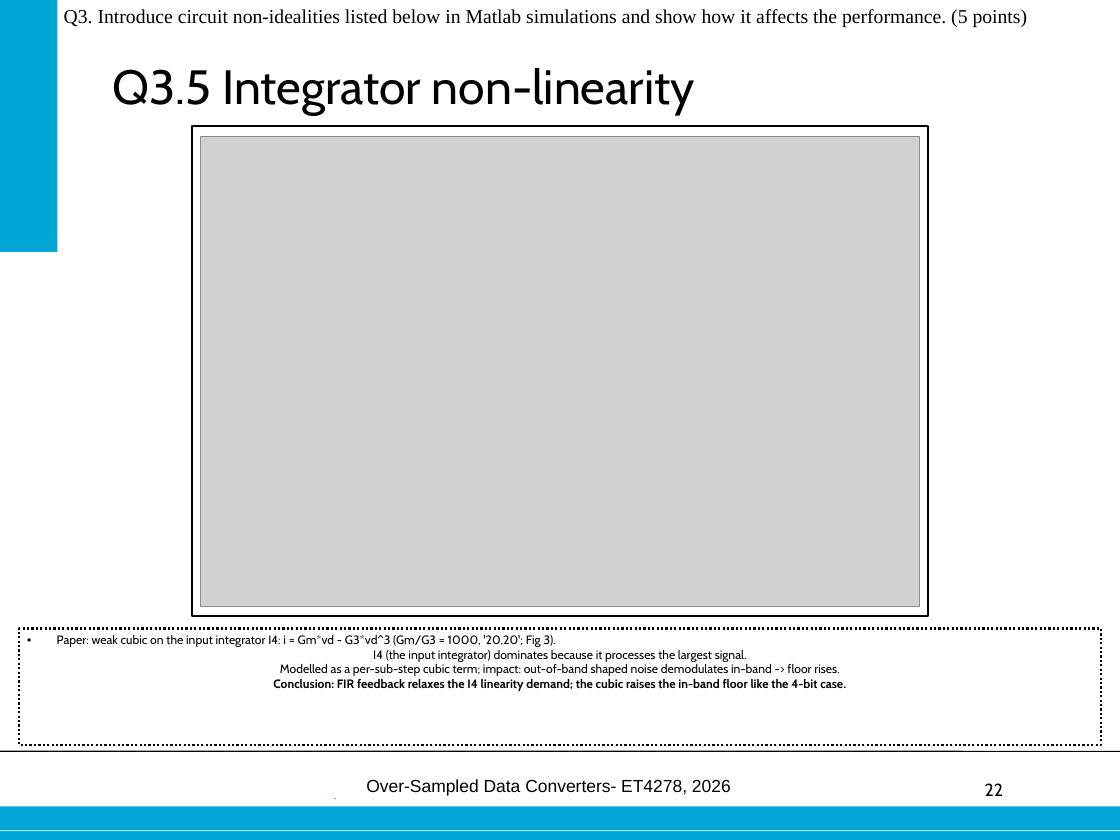
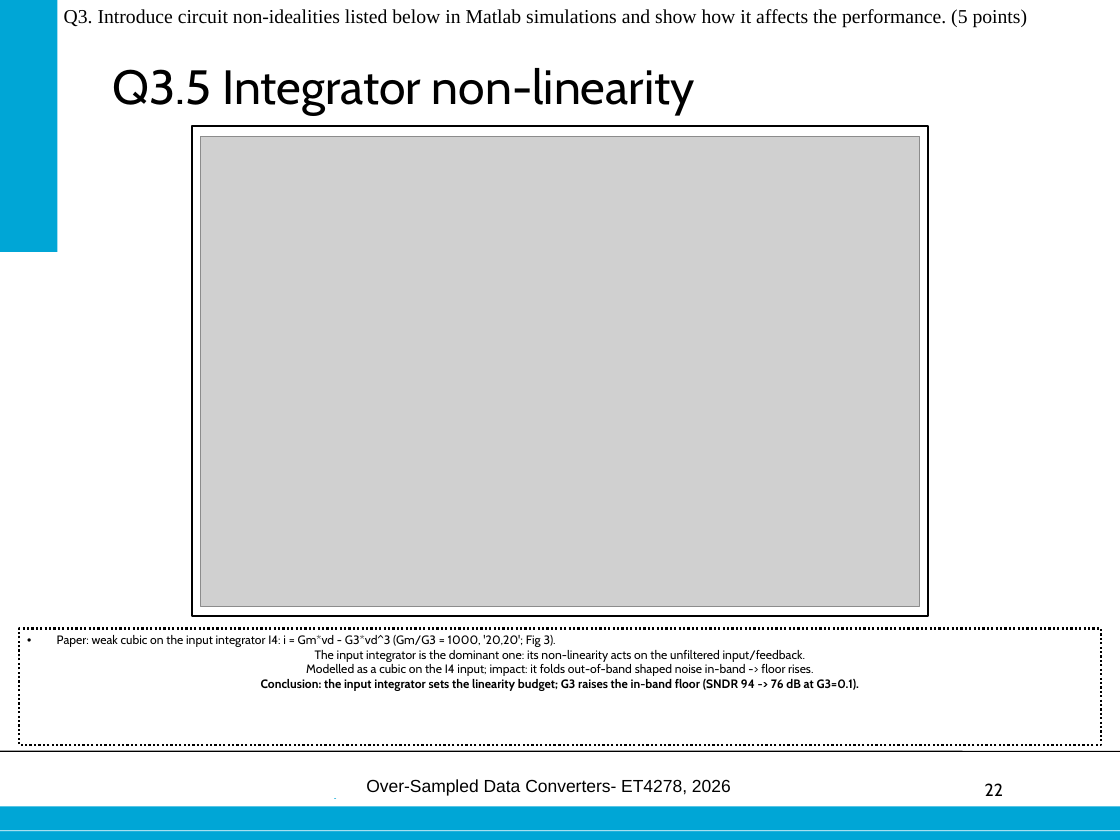
Before and after one commit to danieltyukov/tud-over-sampled-data-converters, a slide deck: slide 22 of practical-exam/Final_oral_exam_Daniel_Tyukov_5714699.pptx. Drawn at 1120x840 pixels with LibreOffice and Linux fonts; fonts in the diff are those of the drawing; grey boxes stand for pictures; background and template pictures are left out. Boxes give left, top, right and bottom in pixels: in the first picture for what was removed or moved away, otherwise in the second. Text is boxed around its words. In the diff, an @@ line names an element or a change of style, - is before the commit and + after.

Commit message:
Refactor FIRDSM techniques and parameters; update plots and presentation
- Updated FIRDSM_techniques_onoff.m to enhance clarity and adjust metastability time constant.
- Refined FIRDSM_thermal_decimation.m for improved voltage scaling and thermal noise analysis.
- Modified build_pptx.py to adjust text sizes and alignments, and added a references slide.
- Adjusted firdsm_coeffs.m and firdsm_params.m for better coefficient handling and parameter definitions.
- Enhanced firdsm_run.m to streamline quantization and integration processes.
- Updated mbq.m for improved mid-rise multi-bit quantization.
- Updated various result images to reflect changes in simulations and analyses.

```diff
--- a/practical-exam/Final_oral_exam_Daniel_Tyukov_5714699.pptx
+++ b/practical-exam/Final_oral_exam_Daniel_Tyukov_5714699.pptx
@@ text in rectangle at (261, 650, 859, 691): text changed @@
-I4 (the input integrator) dominates because it processes the largest signal.
-Modelled as a per-sub-step cubic term; impact: out-of-band shaped noise demodulates in-band -> floor rises.
-Conclusion: FIR feedback relaxes the I4 linearity demand; the cubic raises the in-band floor like the 4-bit case.
+The input integrator is the dominant one: its non-linearity acts on the unfiltered input/feedback.
+Modelled as a cubic on the I4 input; impact: it folds out-of-band shaped noise in-band -> floor rises.
+Conclusion: the input integrator sets the linearity budget; G3 raises the in-band floor (SNDR 94 -> 76 dB at G3=0.1).
```
Also in this commit, not shown: 14 other slides changed, 36 other files.
